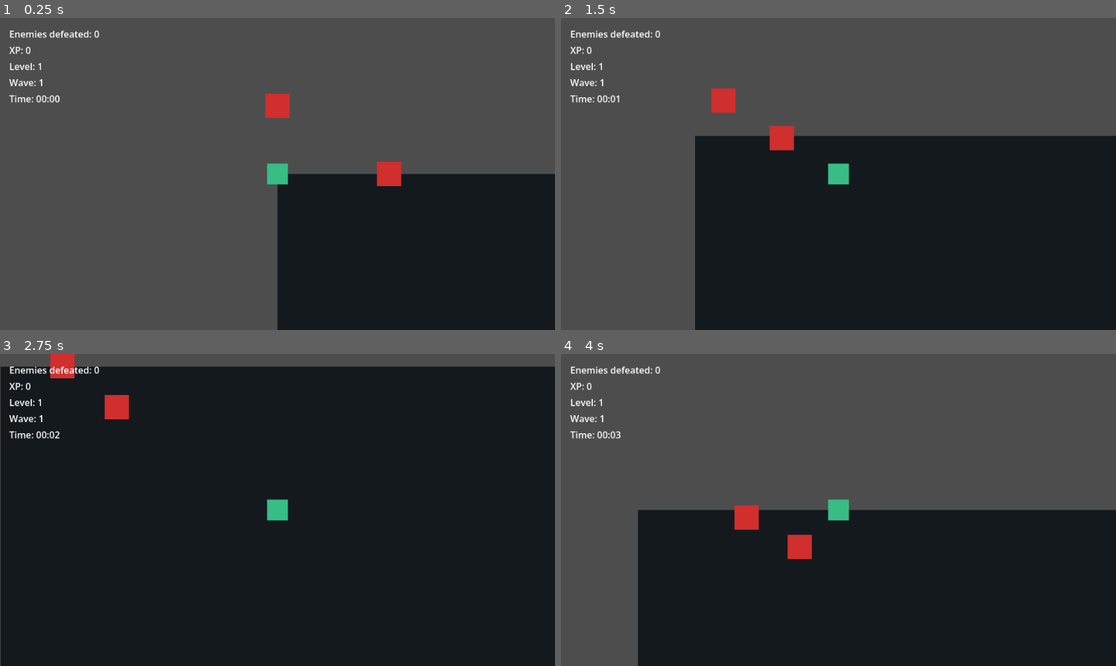
Above: before the commit, frames 1-4 (two rows, left to right).
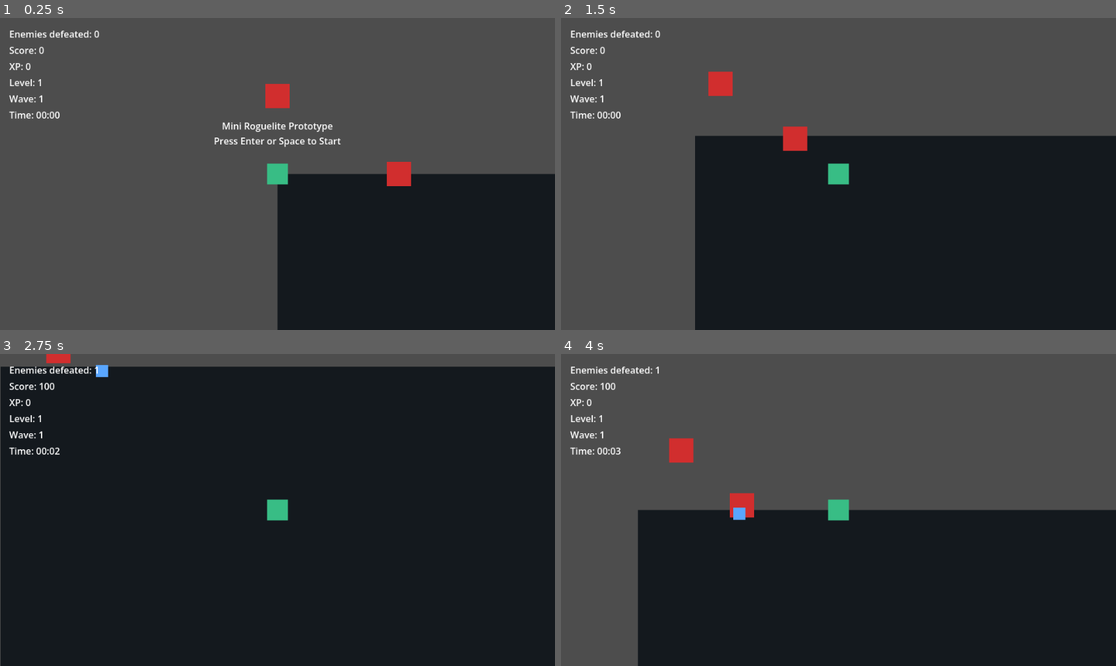
Above: after the commit, the same moments.

Repository: djlasher/Multi-Agent-Volume-1-RPG
Game: Godot game, scene res://scenes/main.tscn
The game is run twice, just before and just after one commit, with the same random seed, the same clock (stepped at 60 frames per second) and the same inputs.
Inputs (mouse positions are in pixels of both pictures, inside the frame that each line leads up to):
- Up to frame 1 (0.25 s): no input
- Up to frame 2 (1.5 s): tap Enter at 0.5, 0.6 s; move the mouse to (960, 158) at 0.52 s; hold Right (ui_right) 0.53-1.28 s; click (960, 158) at 0.67 s; tap Space at 0.77, 1.07 s; tap R at 0.8, 1.35 s; move the mouse to (727, 189) at 1.27 s; hold Down (ui_down) from 1.28 s (still down)
- Up to frame 3 (2.75 s): tap Space at 1.52, 1.55, 1.82, 2.1 s; move the mouse to (333, 441) at 2.02 s; release Down (ui_down) at 2.03 s; hold Right (ui_right) from 2.03 s (still down); tap Enter at 2.3 s
- Up to frame 4 (4 s): move the mouse to (810, 572) at 2.77 s; release Right (ui_right) at 2.78 s; hold Up (ui_up) 2.78-3.53 s; tap Enter at 2.85 s; click (810, 572) at 2.92 s; tap Space at 3.02, 3.32, 3.77, 3.8 s; tap R at 3.05, 3.6 s; move the mouse to (1005, 556) at 3.52 s; hold Left (ui_left) from 3.53 s (still down)

The runs differ from the first frame. In frame 1, 1.6% of the frame differs, in the area x 1-75%, y 9-54%; in frame 2, 1.4%; in frame 3, 1.2%; in frame 4, 1.7%, in the area x 1-46%, y 4-66%.

Commit message:
Implement version 0.1 round loop

Diff:
--- a/scenes/main.tscn
+++ b/scenes/main.tscn
@@ -37,33 +37,50 @@
 offset_bottom=42.0
 text="Enemies defeated: 0"
 
-[node name="XPCountLabel" type="Label" parent="GameUI"]
+[node name="ScoreLabel" type="Label" parent="GameUI"]
 offset_left=16.0
 offset_top=44.0
 offset_right=220.0
 offset_bottom=70.0
+text="Score: 0"
+
+[node name="XPCountLabel" type="Label" parent="GameUI"]
+offset_left=16.0
+offset_top=72.0
+offset_right=220.0
+offset_bottom=98.0
 text="XP: 0"
 
 [node name="LevelLabel" type="Label" parent="GameUI"]
 offset_left=16.0
-offset_top=72.0
+offset_top=100.0
 offset_right=220.0
-offset_bottom=98.0
+offset_bottom=126.0
 text="Level: 1"
 
 [node name="WaveLabel" type="Label" parent="GameUI"]
 offset_left=16.0
-offset_top=100.0
+offset_top=128.0
 offset_right=220.0
-offset_bottom=126.0
+offset_bottom=154.0
 text="Wave: 1"
 
 [node name="TimeLabel" type="Label" parent="GameUI"]
 offset_left=16.0
-offset_top=128.0
+offset_top=156.0
 offset_right=220.0
-offset_bottom=154.0
+offset_bottom=182.0
 text="Time: 00:00"
+
+[node name="StartLabel" type="Label" parent="GameUI"]
+offset_left=260.0
+offset_top=150.0
+offset_right=700.0
+offset_bottom=250.0
+text="Mini Roguelite Prototype
+Press Enter or Space to Start"
+horizontal_alignment=1
+vertical_alignment=1
 
 [node name="LevelUpLabel" type="Label" parent="GameUI"]
 visible=false
--- a/scripts/enemy.gd
+++ b/scripts/enemy.gd
@@ -57,8 +57,11 @@
 		queue_free()
 
 func configure_for_wave(wave: int) -> void:
-	speed = 45.0 + ((wave - 1) * 10.0)
-	max_health = 2 + (wave - 1)
+	configure_for_difficulty(wave, 0)
+
+func configure_for_difficulty(wave: int, time_tier: int) -> void:
+	speed = 45.0 + ((wave - 1) * 10.0) + (time_tier * 15.0)
+	max_health = 2 + (wave - 1) + time_tier
 	health = max_health
 
 func _show_hit_feedback() -> void:
--- a/scripts/main.gd
+++ b/scripts/main.gd
@@ -3,8 +3,11 @@
 const ENEMY_SCENE := preload("res://scenes/enemy.tscn")
 const XP_PICKUP_SCENE := preload("res://scenes/xp_pickup.tscn")
 
+enum GameState { START, PLAYING, GAME_OVER }
+
 @export var enemy_respawn_delay: float = 1.25
 @export var xp_to_level: int = 3
+@export var timed_upgrade_interval: float = 25.0
 @export var speed_upgrade_amount: float = 25.0
 @export var attack_damage_upgrade_amount: int = 1
 @export var max_health_upgrade_amount: int = 1
@@ -19,12 +22,17 @@
 var choosing_upgrade: bool = false
 var elapsed_time: float = 0.0
 var run_over: bool = false
+var score: int = 0
+var game_state: GameState = GameState.START
+var next_timed_upgrade_at: float = timed_upgrade_interval
 
 @onready var defeated_count_label: Label = $GameUI/DefeatedCountLabel
+@onready var score_label: Label = $GameUI/ScoreLabel
 @onready var xp_count_label: Label = $GameUI/XPCountLabel
 @onready var level_label: Label = $GameUI/LevelLabel
 @onready var wave_label: Label = $GameUI/WaveLabel
 @onready var time_label: Label = $GameUI/TimeLabel
+@onready var start_label: Label = $GameUI/StartLabel
 @onready var level_up_label: Label = $GameUI/LevelUpLabel
 @onready var upgrade_choice_label: Label = $GameUI/UpgradeChoiceLabel
 @onready var run_summary_label: Label = $GameUI/RunSummaryLabel
@@ -35,31 +43,38 @@
 func _ready() -> void:
 	process_mode = Node.PROCESS_MODE_ALWAYS
 	_update_defeated_count()
+	_update_score()
 	_update_xp_count()
 	_update_level()
 	_update_wave()
 	_update_time()
 	_configure_enemy(enemy)
 	_fill_enemy_count()
+	get_tree().paused = true
+	start_label.visible = true
 	level_up_label.visible = false
 	upgrade_choice_label.visible = false
 	run_summary_label.visible = false
 
 func _process(delta: float) -> void:
-	if run_over or choosing_upgrade:
+	if game_state != GameState.PLAYING or run_over or choosing_upgrade:
 		return
 
 	elapsed_time += delta
 	_update_time()
+	if elapsed_time >= next_timed_upgrade_at:
+		_start_upgrade_choice()
 
 func enemy_defeated(defeat_position: Vector2) -> void:
 	enemies_defeated += 1
+	score += 100
 	var next_wave := int(enemies_defeated / enemies_per_wave) + 1
 	if next_wave != wave:
 		wave = next_wave
 		_update_wave()
 		print("Wave: %s" % wave)
 	_update_defeated_count()
+	_update_score()
 	print("Enemies defeated: %s" % enemies_defeated)
 	_spawn_xp_pickup(defeat_position)
 	_respawn_enemy_after_delay()
@@ -72,10 +87,21 @@
 	print("XP: %s" % xp)
 
 func _unhandled_input(event: InputEvent) -> void:
+	if not event is InputEventKey or not event.pressed or event.echo:
+		return
+
+	if game_state == GameState.START:
+		if event.keycode == KEY_ENTER or event.keycode == KEY_SPACE:
+			_start_run()
+		return
+
+	if game_state == GameState.GAME_OVER:
+		if event.keycode == KEY_R:
+			get_tree().paused = false
+			get_tree().reload_current_scene()
+		return
+
 	if not choosing_upgrade:
-		return
-
-	if not event is InputEventKey or not event.pressed or event.echo:
 		return
 
 	if event.keycode == KEY_1:
@@ -128,8 +154,11 @@
 		return
 
 	run_over = true
-	run_summary_label.text = "Run Summary\nTime: %s\nEnemies defeated: %s\nLevel reached: %s\nWave reached: %s" % [
+	game_state = GameState.GAME_OVER
+	get_tree().paused = true
+	run_summary_label.text = "Run Summary\nTime: %s\nScore: %s\nEnemies defeated: %s\nLevel reached: %s\nWave reached: %s" % [
 		_format_time(elapsed_time),
+		score,
 		enemies_defeated,
 		level,
 		wave,
@@ -139,6 +168,9 @@
 func _update_defeated_count() -> void:
 	defeated_count_label.text = "Enemies defeated: %s" % enemies_defeated
 
+func _update_score() -> void:
+	score_label.text = "Score: %s" % score
+
 func _update_xp_count() -> void:
 	xp_count_label.text = "XP: %s" % xp
 
@@ -158,8 +190,17 @@
 	return "%02d:%02d" % [minutes, seconds]
 
 func _configure_enemy(enemy_node: Node) -> void:
-	if enemy_node.has_method("configure_for_wave"):
+	if enemy_node.has_method("configure_for_difficulty"):
+		enemy_node.configure_for_difficulty(wave, _time_scaling_tier())
+	elif enemy_node.has_method("configure_for_wave"):
 		enemy_node.configure_for_wave(wave)
+
+func _time_scaling_tier() -> int:
+	if elapsed_time >= 60.0:
+		return 2
+	if elapsed_time >= 30.0:
+		return 1
+	return 0
 
 func _start_upgrade_choice() -> void:
 	if choosing_upgrade:
@@ -168,6 +209,7 @@
 	level += 1
 	xp = 0
 	choosing_upgrade = true
+	next_timed_upgrade_at = elapsed_time + timed_upgrade_interval
 	get_tree().paused = true
 	upgrade_choice_label.visible = true
 	level_up_label.visible = true
@@ -183,3 +225,9 @@
 	level_up_label.text = "Level %s: %s" % [level, message]
 	level_up_label.visible = true
 	print("Upgrade selected: %s" % message)
+
+func _start_run() -> void:
+	game_state = GameState.PLAYING
+	get_tree().paused = false
+	start_label.visible = false
+	print("Run started")
--- a/scripts/player.gd
+++ b/scripts/player.gd
@@ -52,11 +52,6 @@
 		_show_game_over()
 
 func _unhandled_input(event: InputEvent) -> void:
-	if game_over:
-		if event is InputEventKey and event.pressed and not event.echo and event.keycode == KEY_R:
-			get_tree().reload_current_scene()
-		return
-
 	if event is InputEventKey and event.pressed and not event.echo and event.keycode == KEY_SPACE:
 		_attack()
 	elif event is InputEventMouseButton and event.pressed and event.button_index == MOUSE_BUTTON_LEFT:
--- a/tests/smoke_test.gd
+++ b/tests/smoke_test.gd
@@ -16,10 +16,12 @@
 	"EnemySpawnPoint",
 	"GameUI",
 	"GameUI/DefeatedCountLabel",
+	"GameUI/ScoreLabel",
 	"GameUI/XPCountLabel",
 	"GameUI/LevelLabel",
 	"GameUI/WaveLabel",
 	"GameUI/TimeLabel",
+	"GameUI/StartLabel",
 	"GameUI/UpgradeChoiceLabel",
 	"GameUI/RunSummaryLabel",
 	"GameUI/GameOverLabel",
Not shown, added: tests/smoke_test.gd.uid
Not shown, changed: DEVELOPMENT_LOG.md
Not shown, changed: docs/DEVLOG.md
Not shown, changed: docs/RUNNING_LOCALLY.md
Not shown, added: docs/next-implementation-plan.md
